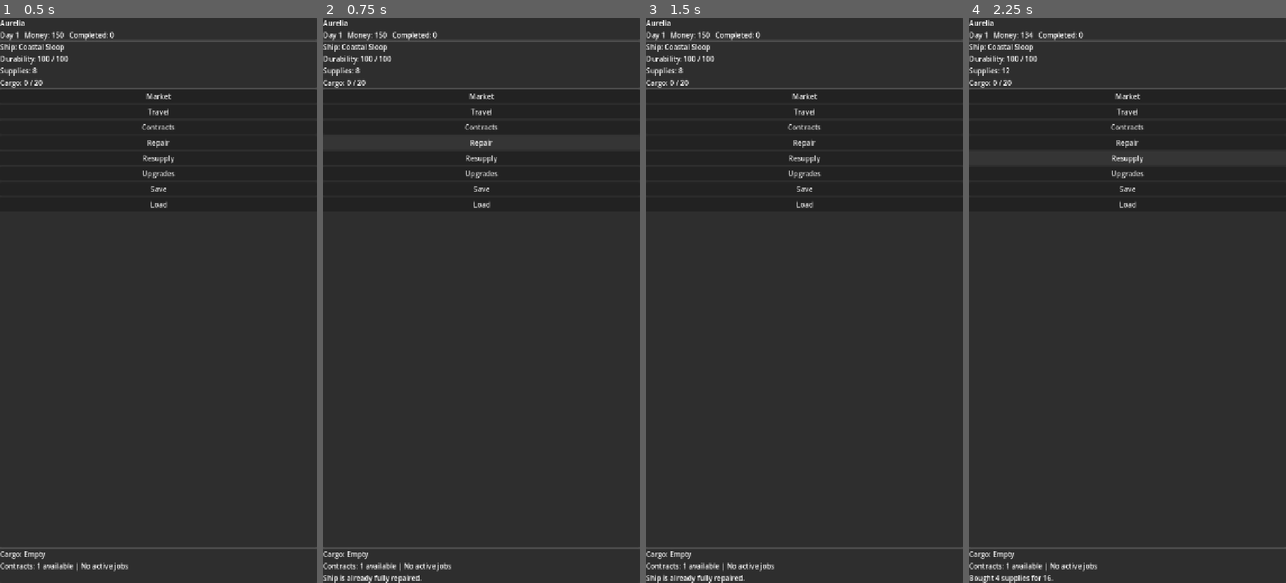
Above: before the commit, frames 1-4 (left to right).
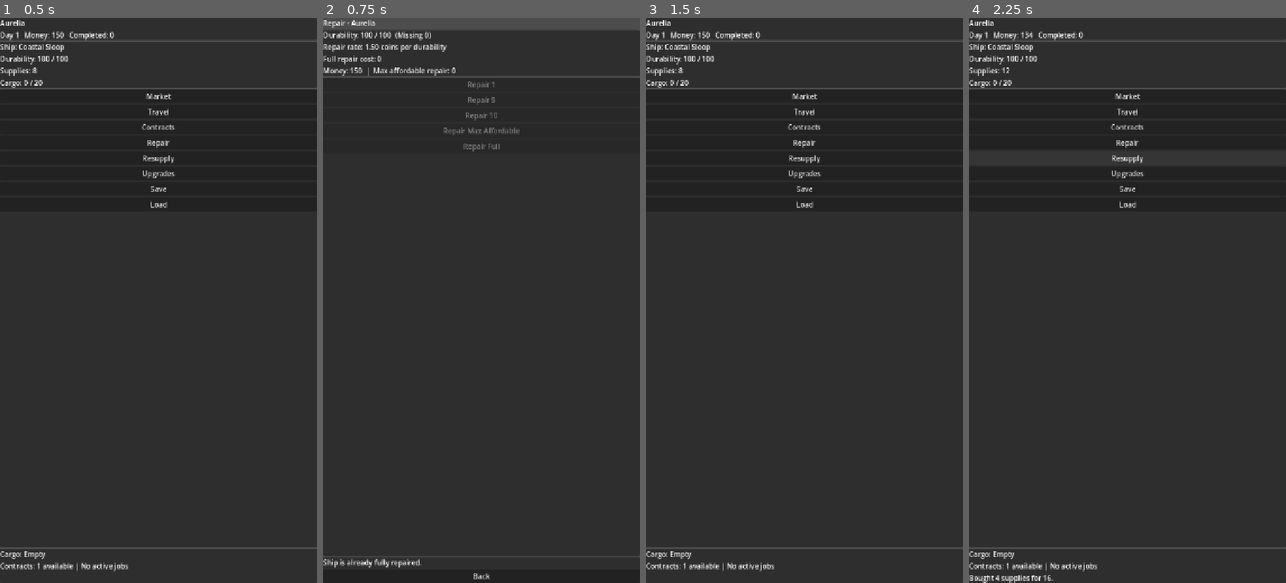
Above: after the commit, the same moments.

Repository: nwrowe/project-northwind
Game: Godot game, scene res://scenes/Main.tscn
Same seed, same stepped clock (60 frames per second), same inputs: the game is played once before the commit and once after it.
Inputs (mouse positions are in pixels of both pictures, inside the frame that each line leads up to):
- Up to frame 1 (0.5 s): no input
- Up to frame 2 (0.75 s): click "Repair" at 0.5 s
- Up to frame 3 (1.5 s): click (804, 577) at 1.25 s, where only the run after the commit has a clickable "Back"
- Up to frame 4 (2.25 s): click "Resupply" at 2 s

Frame 1 is identical in both runs. In frame 2, 5.7% of the frame differs, in the area x 0-100%, y 0-100%; in frame 3, 0.2%; in frame 4, nothing differs.

Commit message:
Add repair screen workflow for partial and full repairs

Diff:
--- a/autoload/ScreenRouter.gd
+++ b/autoload/ScreenRouter.gd
@@ -8,6 +8,7 @@
 const EVENT_POPUP := preload("res://scenes/events/EventPopup.tscn")
 const UPGRADE_PANEL := preload("res://scenes/upgrades/UpgradePanel.tscn")
 const CONTRACT_SCREEN := preload("res://scenes/contracts/ContractScreen.tscn")
+const REPAIR_SCREEN := preload("res://scenes/repair/RepairScreen.tscn")
 
 func set_root(node: Node) -> void:
 	screen_root = node
@@ -39,6 +40,9 @@
 func show_contract_screen() -> void:
 	_show_scene(CONTRACT_SCREEN)
 
+func show_repair_screen() -> void:
+	_show_scene(REPAIR_SCREEN)
+
 func show_event_popup(payload: Dictionary) -> void:
 	var popup := _show_scene(EVENT_POPUP)
 	if popup.has_method("set_payload"):
--- /dev/null
+++ b/scenes/repair/RepairScreen.tscn
@@ -0,0 +1,88 @@
+[gd_scene load_steps=2 format=3]
+
+[ext_resource type="Script" path="res://scripts/ui/RepairScreen.gd" id="1"]
+
+[node name="RepairScreen" type="Control"]
+layout_mode = 3
+anchors_preset = 15
+anchor_right = 1.0
+anchor_bottom = 1.0
+grow_horizontal = 2
+grow_vertical = 2
+script = ExtResource("1")
+
+[node name="VBoxContainer" type="VBoxContainer" parent="."]
+layout_mode = 1
+anchors_preset = 15
+anchor_right = 1.0
+anchor_bottom = 1.0
+grow_horizontal = 2
+grow_vertical = 2
+
+[node name="HeaderLabel" type="Label" parent="VBoxContainer"]
+layout_mode = 2
+text = "Repair"
+
+[node name="StatusPanel" type="PanelContainer" parent="VBoxContainer"]
+layout_mode = 2
+
+[node name="VBoxContainer" type="VBoxContainer" parent="VBoxContainer/StatusPanel"]
+layout_mode = 2
+
+[node name="DurabilityLabel" type="Label" parent="VBoxContainer/StatusPanel/VBoxContainer"]
+layout_mode = 2
+text = "Durability"
+
+[node name="RateLabel" type="Label" parent="VBoxContainer/StatusPanel/VBoxContainer"]
+layout_mode = 2
+text = "Rate"
+
+[node name="FullCostLabel" type="Label" parent="VBoxContainer/StatusPanel/VBoxContainer"]
+layout_mode = 2
+text = "Full cost"
+
+[node name="AffordableLabel" type="Label" parent="VBoxContainer/StatusPanel/VBoxContainer"]
+layout_mode = 2
+text = "Affordable"
+
+[node name="OptionsPanel" type="PanelContainer" parent="VBoxContainer"]
+layout_mode = 2
+size_flags_vertical = 3
+
+[node name="VBoxContainer" type="VBoxContainer" parent="VBoxContainer/OptionsPanel"]
+layout_mode = 2
+
+[node name="Repair1Button" type="Button" parent="VBoxContainer/OptionsPanel/VBoxContainer"]
+layout_mode = 2
+text = "Repair 1"
+
+[node name="Repair5Button" type="Button" parent="VBoxContainer/OptionsPanel/VBoxContainer"]
+layout_mode = 2
+text = "Repair 5"
+
+[node name="Repair10Button" type="Button" parent="VBoxContainer/OptionsPanel/VBoxContainer"]
+layout_mode = 2
+text = "Repair 10"
+
+[node name="RepairAffordableButton" type="Button" parent="VBoxContainer/OptionsPanel/VBoxContainer"]
+layout_mode = 2
+text = "Repair Max Affordable"
+
+[node name="RepairFullButton" type="Button" parent="VBoxContainer/OptionsPanel/VBoxContainer"]
+layout_mode = 2
+text = "Repair Full"
+
+[node name="FooterPanel" type="PanelContainer" parent="VBoxContainer"]
+layout_mode = 2
+
+[node name="VBoxContainer" type="VBoxContainer" parent="VBoxContainer/FooterPanel"]
+layout_mode = 2
+
+[node name="InfoLabel" type="Label" parent="VBoxContainer/FooterPanel/VBoxContainer"]
+layout_mode = 2
+text = ""
+autowrap_mode = 3
+
+[node name="BackButton" type="Button" parent="VBoxContainer/FooterPanel/VBoxContainer"]
+layout_mode = 2
+text = "Back"
--- /dev/null
+++ b/scripts/systems/RepairSystem.gd
@@ -0,0 +1,69 @@
+class_name RepairSystem
+extends RefCounted
+
+func get_current_port() -> Dictionary:
+	return GameData.get_port(GameState.current_port_id)
+
+func get_missing_durability() -> int:
+	return max(0, GameState.get_effective_max_durability() - GameState.ship_durability)
+
+func get_repair_rate() -> float:
+	var port: Dictionary = get_current_port()
+	return 1.5 * float(port.get("repair_cost_modifier", 1.0))
+
+func get_repair_cost(points: int) -> int:
+	if points <= 0:
+		return 0
+	return int(ceil(points * get_repair_rate()))
+
+func get_full_repair_cost() -> int:
+	return get_repair_cost(get_missing_durability())
+
+func get_max_affordable_repair_points() -> int:
+	var missing: int = get_missing_durability()
+	if missing <= 0:
+		return 0
+	var rate: float = get_repair_rate()
+	var affordable: int = 0
+	for points in range(1, missing + 1):
+		if get_repair_cost(points) <= GameState.money:
+			affordable = points
+		else:
+			break
+	return affordable
+
+func can_repair(points: int) -> bool:
+	if points <= 0:
+		return false
+	if points > get_missing_durability():
+		return false
+	return GameState.money >= get_repair_cost(points)
+
+func repair(points: int) -> Dictionary:
+	var missing: int = get_missing_durability()
+	if missing <= 0:
+		return {"success": false, "message": "Ship is already fully repaired."}
+	if points <= 0:
+		return {"success": false, "message": "Choose a positive repair amount."}
+	points = min(points, missing)
+	var cost: int = get_repair_cost(points)
+	if GameState.money < cost:
+		return {"success": false, "message": "Not enough money to repair %d durability." % points}
+
+	GameState.money -= cost
+	GameState.ship_durability = min(GameState.get_effective_max_durability(), GameState.ship_durability + points)
+	return {
+		"success": true,
+		"message": "Repaired %d durability for %d coins." % [points, cost],
+		"points": points,
+		"cost": cost,
+	}
+
+func repair_full() -> Dictionary:
+	return repair(get_missing_durability())
+
+func repair_max_affordable() -> Dictionary:
+	var points: int = get_max_affordable_repair_points()
+	if points <= 0:
+		return {"success": false, "message": "Cannot afford any repair right now."}
+	return repair(points)
--- a/scripts/ui/PortScreen.gd
+++ b/scripts/ui/PortScreen.gd
@@ -73,20 +73,7 @@
 	ScreenRouter.show_contract_screen()
 
 func _on_repair_pressed() -> void:
-	var port := GameData.get_port(GameState.current_port_id)
-	var missing := GameState.get_effective_max_durability() - GameState.ship_durability
-	if missing <= 0:
-		_set_status("Ship is already fully repaired.")
-		return
-	var modifier := float(port.get("repair_cost_modifier", 1.0))
-	var cost := int(ceil(missing * 1.5 * modifier))
-	if GameState.money >= cost:
-		GameState.money -= cost
-		GameState.ship_durability = GameState.get_effective_max_durability()
-		_set_status("Ship repaired for %d." % cost)
-	else:
-		_set_status("Not enough money to repair.")
-	refresh_ui()
+	ScreenRouter.show_repair_screen()
 
 func _on_resupply_pressed() -> void:
 	var port := GameData.get_port(GameState.current_port_id)
--- /dev/null
+++ b/scripts/ui/RepairScreen.gd
@@ -0,0 +1,61 @@
+extends Control
+
+var repair_system := RepairSystem.new()
+
+@onready var header_label = $VBoxContainer/HeaderLabel
+@onready var durability_label = $VBoxContainer/StatusPanel/VBoxContainer/DurabilityLabel
+@onready var rate_label = $VBoxContainer/StatusPanel/VBoxContainer/RateLabel
+@onready var full_cost_label = $VBoxContainer/StatusPanel/VBoxContainer/FullCostLabel
+@onready var affordable_label = $VBoxContainer/StatusPanel/VBoxContainer/AffordableLabel
+@onready var info_label = $VBoxContainer/FooterPanel/VBoxContainer/InfoLabel
+
+func _ready() -> void:
+	$VBoxContainer/OptionsPanel/VBoxContainer/Repair1Button.pressed.connect(func(): _repair_points(1))
+	$VBoxContainer/OptionsPanel/VBoxContainer/Repair5Button.pressed.connect(func(): _repair_points(5))
+	$VBoxContainer/OptionsPanel/VBoxContainer/Repair10Button.pressed.connect(func(): _repair_points(10))
+	$VBoxContainer/OptionsPanel/VBoxContainer/RepairAffordableButton.pressed.connect(_repair_affordable)
+	$VBoxContainer/OptionsPanel/VBoxContainer/RepairFullButton.pressed.connect(_repair_full)
+	$VBoxContainer/FooterPanel/VBoxContainer/BackButton.pressed.connect(_on_back_pressed)
+	refresh_ui()
+
+func refresh_ui() -> void:
+	var port: Dictionary = GameData.get_port(GameState.current_port_id)
+	var missing: int = repair_system.get_missing_durability()
+	var full_cost: int = repair_system.get_full_repair_cost()
+	var affordable_points: int = repair_system.get_max_affordable_repair_points()
+	header_label.text = "Repair - %s" % port.get("name", "Port")
+	durability_label.text = "Durability: %d / %d  (Missing %d)" % [
+		GameState.ship_durability,
+		GameState.get_effective_max_durability(),
+		missing,
+	]
+	rate_label.text = "Repair rate: %.2f coins per durability" % repair_system.get_repair_rate()
+	full_cost_label.text = "Full repair cost: %d" % full_cost
+	affordable_label.text = "Money: %d  |  Max affordable repair: %d" % [GameState.money, affordable_points]
+
+	$VBoxContainer/OptionsPanel/VBoxContainer/Repair1Button.disabled = not repair_system.can_repair(1)
+	$VBoxContainer/OptionsPanel/VBoxContainer/Repair5Button.disabled = not repair_system.can_repair(min(5, max(1, missing)))
+	$VBoxContainer/OptionsPanel/VBoxContainer/Repair10Button.disabled = not repair_system.can_repair(min(10, max(1, missing)))
+	$VBoxContainer/OptionsPanel/VBoxContainer/RepairAffordableButton.disabled = affordable_points <= 0
+	$VBoxContainer/OptionsPanel/VBoxContainer/RepairFullButton.disabled = missing <= 0 or GameState.money < full_cost
+
+	if missing <= 0:
+		info_label.text = "Ship is already fully repaired."
+
+func _repair_points(points: int) -> void:
+	var result: Dictionary = repair_system.repair(points)
+	info_label.text = str(result.get("message", ""))
+	refresh_ui()
+
+func _repair_affordable() -> void:
+	var result: Dictionary = repair_system.repair_max_affordable()
+	info_label.text = str(result.get("message", ""))
+	refresh_ui()
+
+func _repair_full() -> void:
+	var result: Dictionary = repair_system.repair_full()
+	info_label.text = str(result.get("message", ""))
+	refresh_ui()
+
+func _on_back_pressed() -> void:
+	ScreenRouter.show_port_screen()
